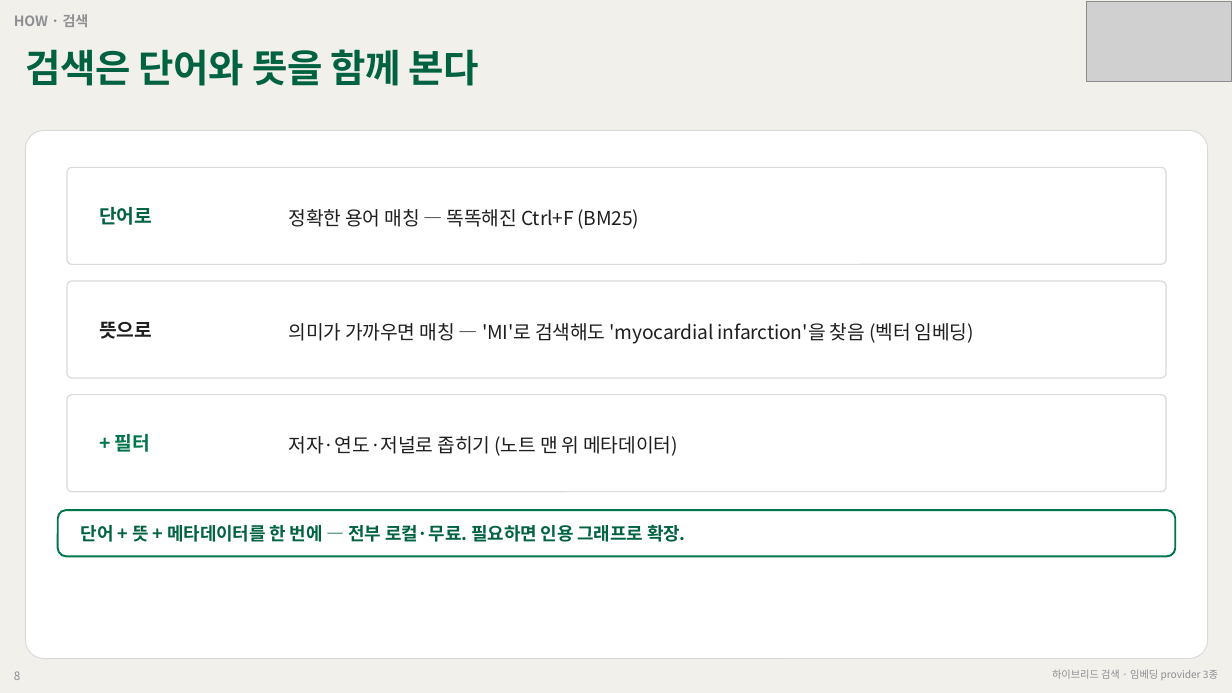
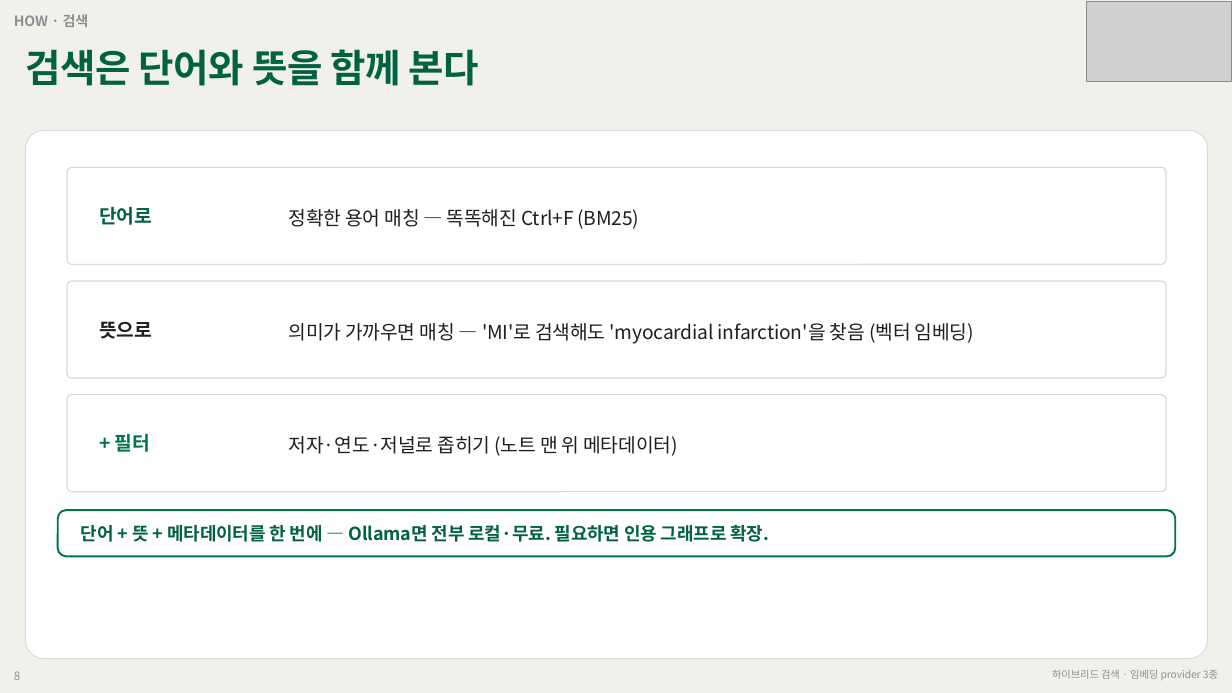
Before and after one commit to grotyx/rag-obsidian, a slide deck: slide 8 of presentation/rag_obsidian_deck.pptx. Drawn at 1232x693 pixels with LibreOffice and Linux fonts; fonts in the diff are those of the drawing; grey boxes stand for pictures. Boxes give left, top, right and bottom in pixels: in the first picture for what was removed or moved away, otherwise in the second. Text is boxed around its words. In the diff, an @@ line names an element or a change of style, - is before the commit and + after.

```diff
--- a/presentation/rag_obsidian_deck.pptx
+++ b/presentation/rag_obsidian_deck.pptx
@@ text at [81, 524, 770, 542]: text changed @@
-단어 + 뜻 + 메타데이터를 한 번에 — 전부 로컬·무료. 필요하면 인용 그래프로 확장.
+단어 + 뜻 + 메타데이터를 한 번에 — Ollama면 전부 로컬·무료. 필요하면 인용 그래프로 확장.
```
Also in this commit, not shown: 4 other slides changed, 4 other files.
